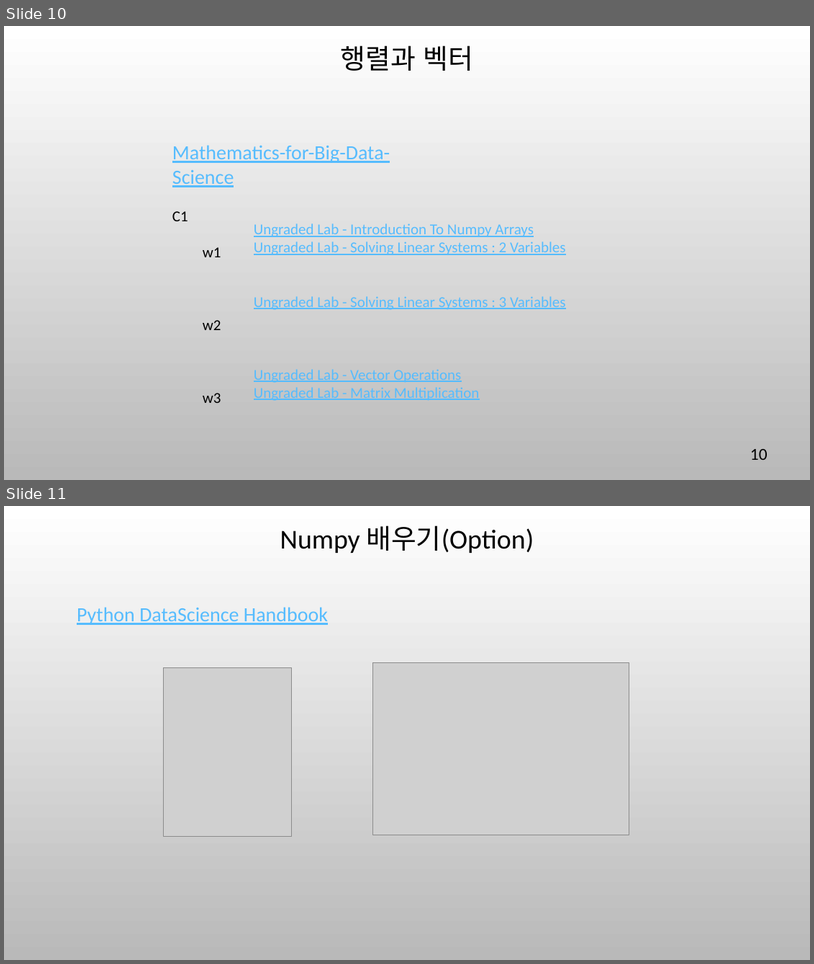
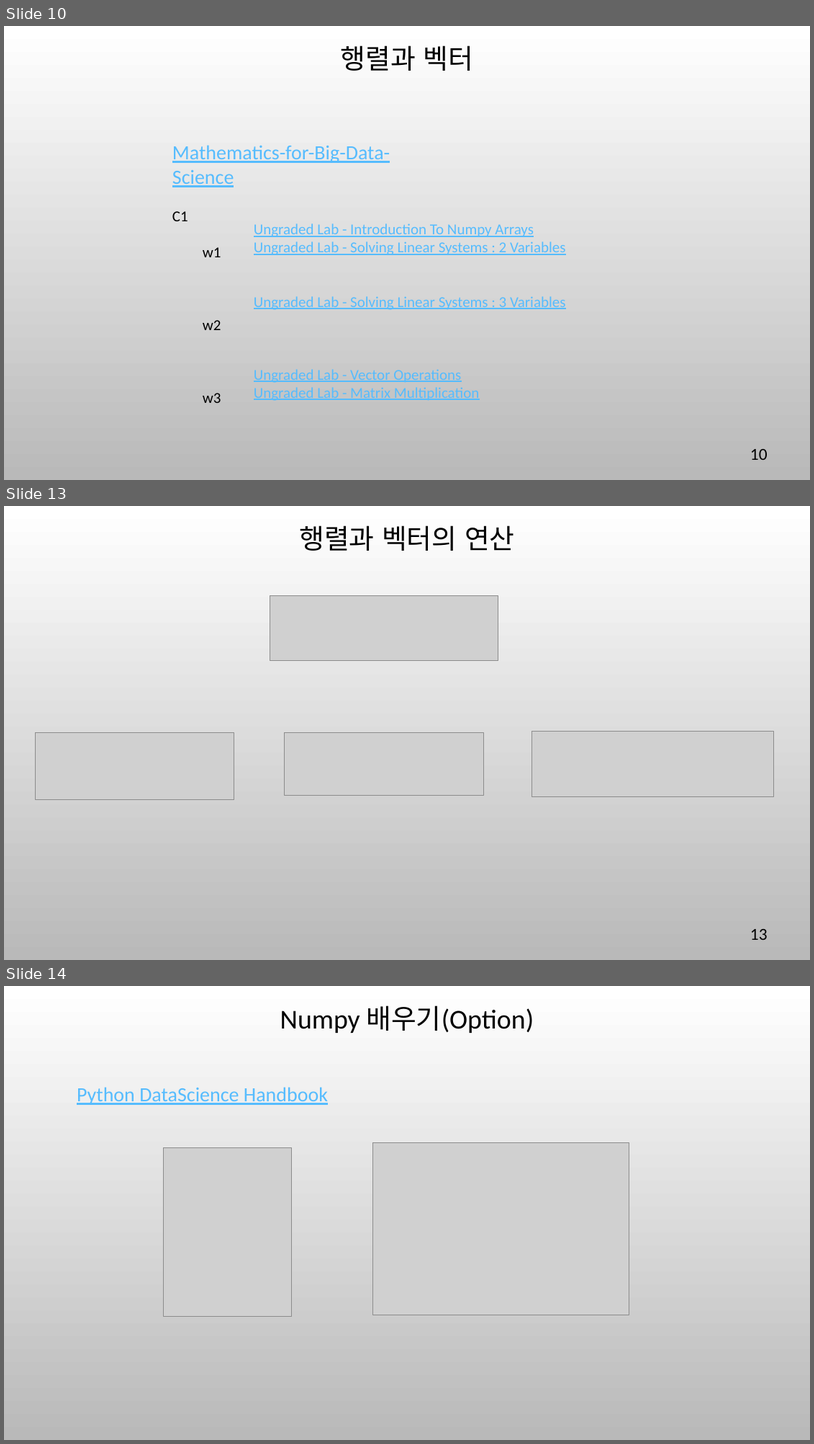
Before and after one commit to ancestor9/mathematics-for-machine-learning, a slide deck: 6_Linear_Algebra.pptx. Shown one above the other, each under a label of ours: slides 10 and 11 before the commit, slides 10, 13 and 14 after it; the slides between them are not shown. The pictures are 814x964 and 814x1444 pixels, drawn with LibreOffice and Linux fonts; fonts in the diff are those of the drawing; grey boxes stand for pictures; background and template pictures are left out. Boxes give left, top, right and bottom in pixels: in the first picture for what was removed or moved away, otherwise in the second. Text is boxed around its words. In the diff, an @@ line names an element or a change of style, - is before the commit and + after.

```diff
--- a/6_Linear_Algebra.pptx
+++ b/6_Linear_Algebra.pptx
@@ slide 13 added at (4, 506, 810, 960), background picture (left out) @@
@@ title added at (299, 525, 515, 551), 32.4 pt, text #000000 @@
+행렬과 벡터의 연산
@@ picture added at (270, 596, 498, 661) @@
@@ picture added at (36, 733, 234, 800) @@
@@ picture added at (285, 733, 484, 795) @@
@@ picture added at (532, 731, 774, 797) @@
@@ page number added at (751, 929, 768, 939), 20 pt, text #000000 @@
+13
@@ what was slide 11 is now slide 14 @@
```
Also in this commit, not shown: 2 slides changed, 2 other slides added.
